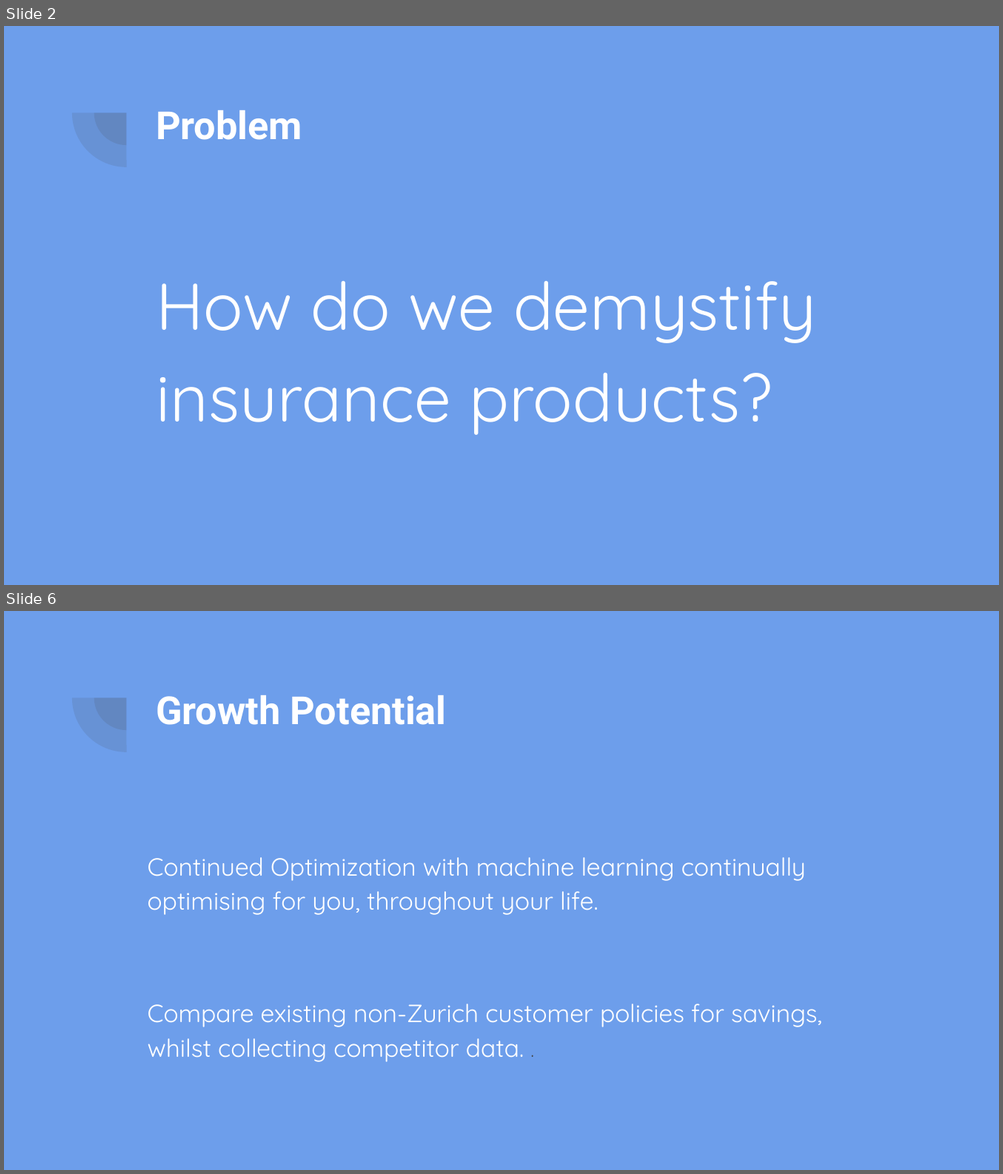
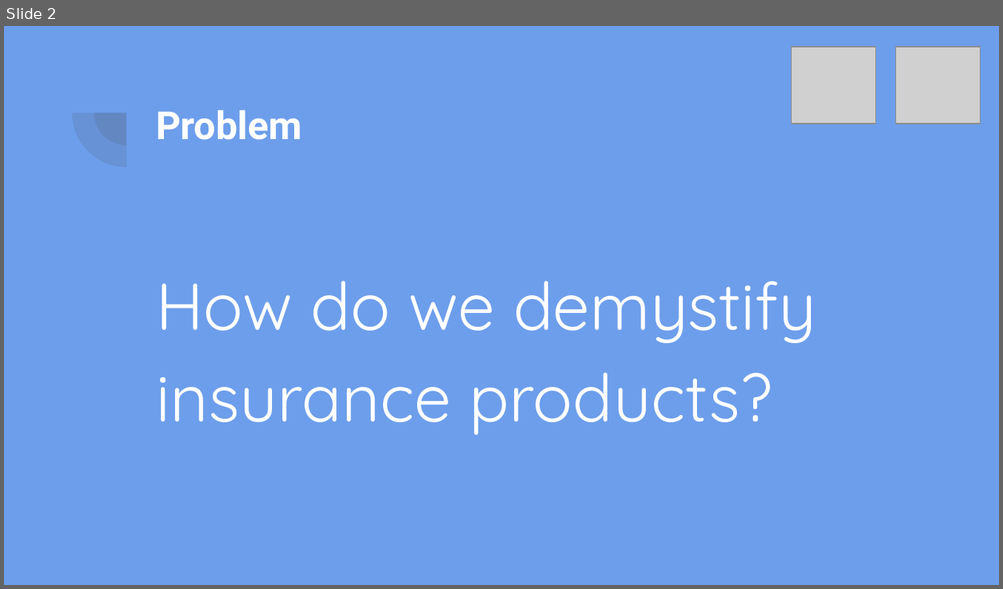
Before and after one commit to julia-dizhak/insurance-data-visualization, a slide deck: docs/Risk-Score.pptx. Shown one above the other, each under a label of ours: slides 2 and 6 before the commit, slide 2 after it; the slides between them are not shown. The pictures are 1003x1174 and 1003x589 pixels, drawn with LibreOffice and Linux fonts; fonts in the diff are those of the drawing; grey boxes stand for pictures. Boxes give left, top, right and bottom in pixels: in the first picture for what was removed or moved away, otherwise in the second. Text is boxed around its words. In the diff, an @@ line names an element or a change of style, - is before the commit and + after.

```diff
--- a/docs/Risk-Score.pptx
+++ b/docs/Risk-Score.pptx
@@ slide 6 removed at (4, 611, 999, 1170), background #6D9EEB; not listed: 2 template elements that a slide beside it also shows @@
@@ title removed at (156, 695, 446, 725) @@
-Growth Potential
@@ text removed at (148, 857, 822, 1062) @@
-Continued Optimization with machine learning continually optimising for you, throughout your life.
-Compare existing non-Zurich customer policies for savings, whilst collecting competitor data. .
@@ slide 2 changed as well @@
@@ picture added at (791, 47, 875, 124) @@
@@ picture added at (895, 47, 979, 124) @@
```
Also in this commit, not shown: 2 other slides changed, 2 slides added, 3 other slides removed, 1 other file.
